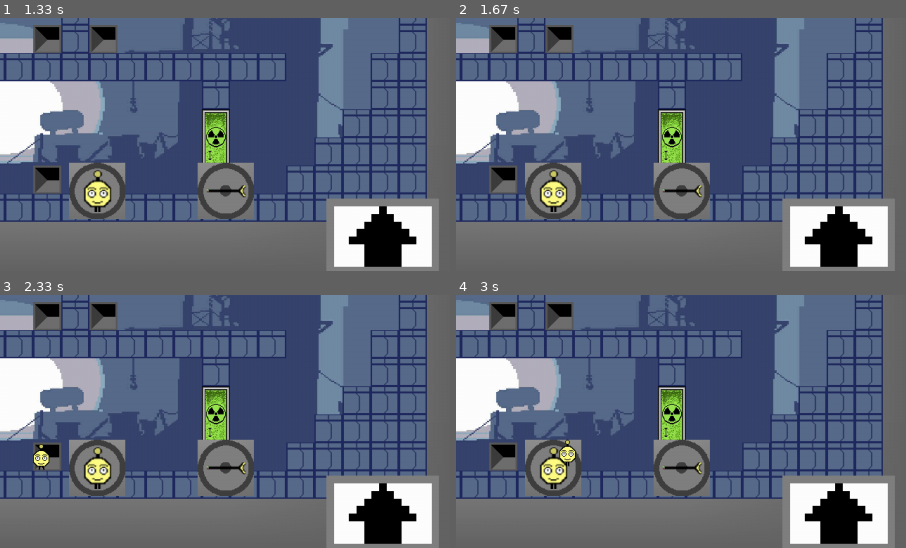
Above: before the commit, frames 1-4 (two rows, left to right).
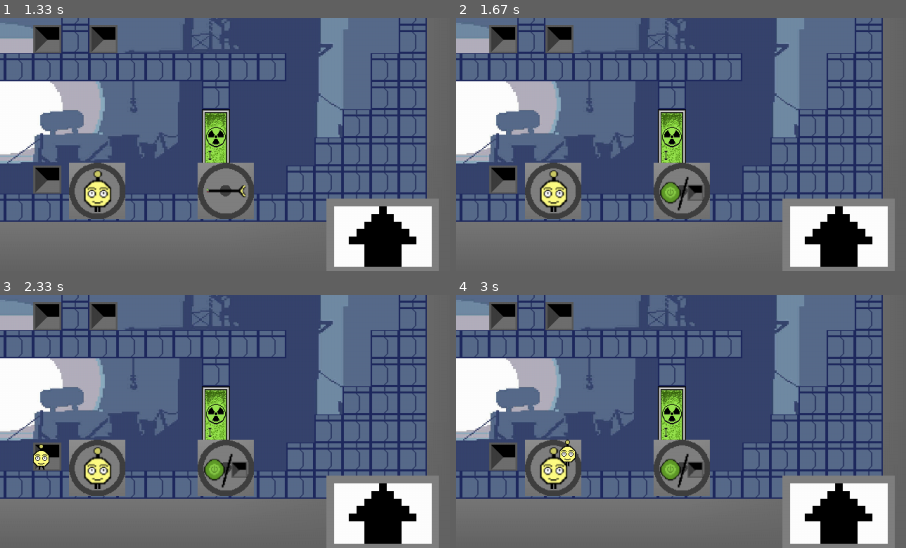
Above: after the commit, the same moments.

Repository: MartinWho2/Mobile_game_jam
Game: pygame game, started from main.py
Two runs of this game, one before a commit and one after it. Both use one fixed random seed, a clock stepped at 60 frames per second and the inputs below.
Inputs (mouse positions are % of the whole screen's width and height, from its top left):
- Up to frame 1 (1.33 s): click (50, 50) at 0.38 s; click (19, 35) at 0.72 s; click (80, 67) at 1.05 s
- Up to frame 2 (1.67 s): hold R from 1.33 s (still down); hold D from 1.33 s (still down)
- Up to frame 3 (2.33 s): release R at 1.8 s; release D at 1.8 s; hold D 1.83-2.3 s
- Up to frame 4 (3 s): hold W 2.33-2.63 s; hold D from 2.67 s (still down)
The pictures show only the part of the screen within x 49-99%, y 50-100%; the shares and areas given below are measured in that part.

Frame 1 is identical in both runs. In frame 2, 0.6% of the frame differs, in the area x 45-56%, y 62-77%; in frame 3, 0.6%; in frame 4, 0.6%.

Commit message:
Small changes for beta testing

Diff:
--- a/game.py
+++ b/game.py
@@ -371,12 +371,13 @@
             blit(self.map_image, (rect.x + self.offset[0], rect.y + self.offset[1]), area=rect)
 
             # pygame.draw.rect(self.window, "red",rect)
+        for button in buttons:
+            blit(button.image,button.rect)
         for tile in glass_update:
             blit(self.glass_image, (tile[0] + self.offset[0], tile[1] + self.offset[1]))
         for sprite in self.sprites_to_update:
             blit(sprite.image, (sprite.rect.x + self.offset[0], sprite.rect.y + self.offset[1]))
-        for button in buttons:
-            blit(button.image,button.rect)
+
 
     def create_map_image_sprites(self):
         map_y, map_x = len(self.map), len(self.map[1])
--- a/main.py
+++ b/main.py
@@ -179,14 +179,14 @@
                             game.player_or_head = not game.player_or_head
                             game.action_button.image = game.action_button.images_with_head["head"]
                             game.action_button.button_state = True
-
+                            window.blit(game.action_button.image, game.action_button.rect)
                         else:
                             if pygame.sprite.collide_mask(game.player, game.head):
                                 game.head.kill()  # Alternate between player and head
                                 game.player_or_head = not game.player_or_head
                                 game.action_button.image = game.action_button.images_with_head["body"]
                                 game.action_button.button_state = False
-
+                                window.blit(game.action_button.image, game.action_button.rect)
 
                 elif event.type == pygame.KEYDOWN:
                     if event.key == pygame.K_a:
@@ -211,11 +211,17 @@
                                              game.collidable_sprites, [game.head_sprite],game.player.speed,game)
                             game.player.state = f"without_head_{game.arms_available}"
                             game.player_or_head = not game.player_or_head
+                            game.action_button.image = game.action_button.images_with_head["head"]
+                            game.action_button.button_state = True
+                            window.blit(game.action_button.image, game.action_button.rect)
 
                         else:
                             if pygame.sprite.collide_mask(game.player, game.head):
                                 game.head.kill()  # Alternate between player and head
                                 game.player_or_head = not game.player_or_head
+                                game.action_button.image = game.action_button.images_with_head["body"]
+                                game.action_button.button_state = False
+                                window.blit(game.action_button.image, game.action_button.rect)
 
                 elif event.type == pygame.KEYUP:
                     if event.key == pygame.K_a:
